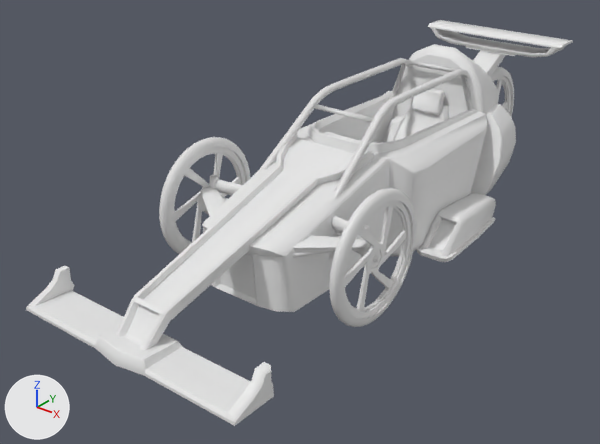
Renders of the FBX model Assets/_VE/Modelos/Escuderia Bravo/Furtivos/furtivo2/f2.fbx from each side of a commit.
Before and after are seen from a camera (50 mm lens) standing at (2.91, -4.62, 2.63) and looking at (-0.23, -0.7, 0.2). The axes (+X, +Y, +Z) are drawn at lower left. The lights are the same throughout. Materials are left out; every surface is plain grey. Where no turn or scale is listed for an object, it has been applied to the vertices.

Objects in the first picture: 'ale_#2', 'chasis', 'chasis_SUP', 'cro_#2', 'sil_#2', 'whe_#2'.
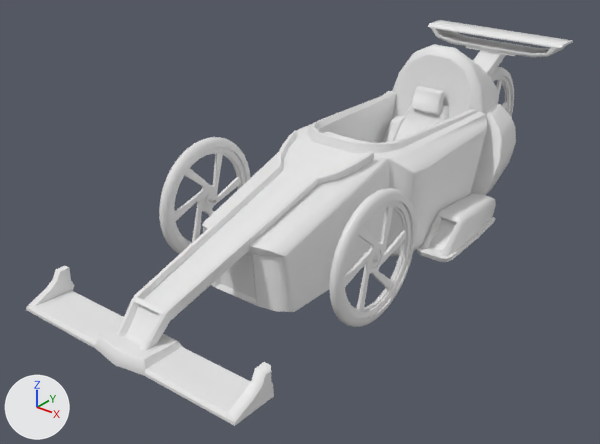
Location of each change, [x1, y1, x2, y2] in pixels of the pictures (600 x 444 px):
```json
{"object": "chasis_SUP", "change": "deleted", "before": [258, 58, 473, 200]}
{"object": "chasis", "change": "deleted", "before": [201, 175, 371, 265]}
```

The change, as JSON lines over the scene's bpy script:
```json
{"op": "remove", "block": "ob_chasis_sup", "code": ["ob_chasis_sup = bpy.data.objects.new('chasis_SUP', me_mesh_006)", "ob_chasis_sup.location = (0.0, 0.0, 0.0)"]}
{"op": "remove", "block": "ob_chasis", "code": ["ob_chasis = bpy.data.objects.new('chasis', me_mesh_005)", "ob_chasis.location = (0.0, 0.0, 0.0)"]}
```
